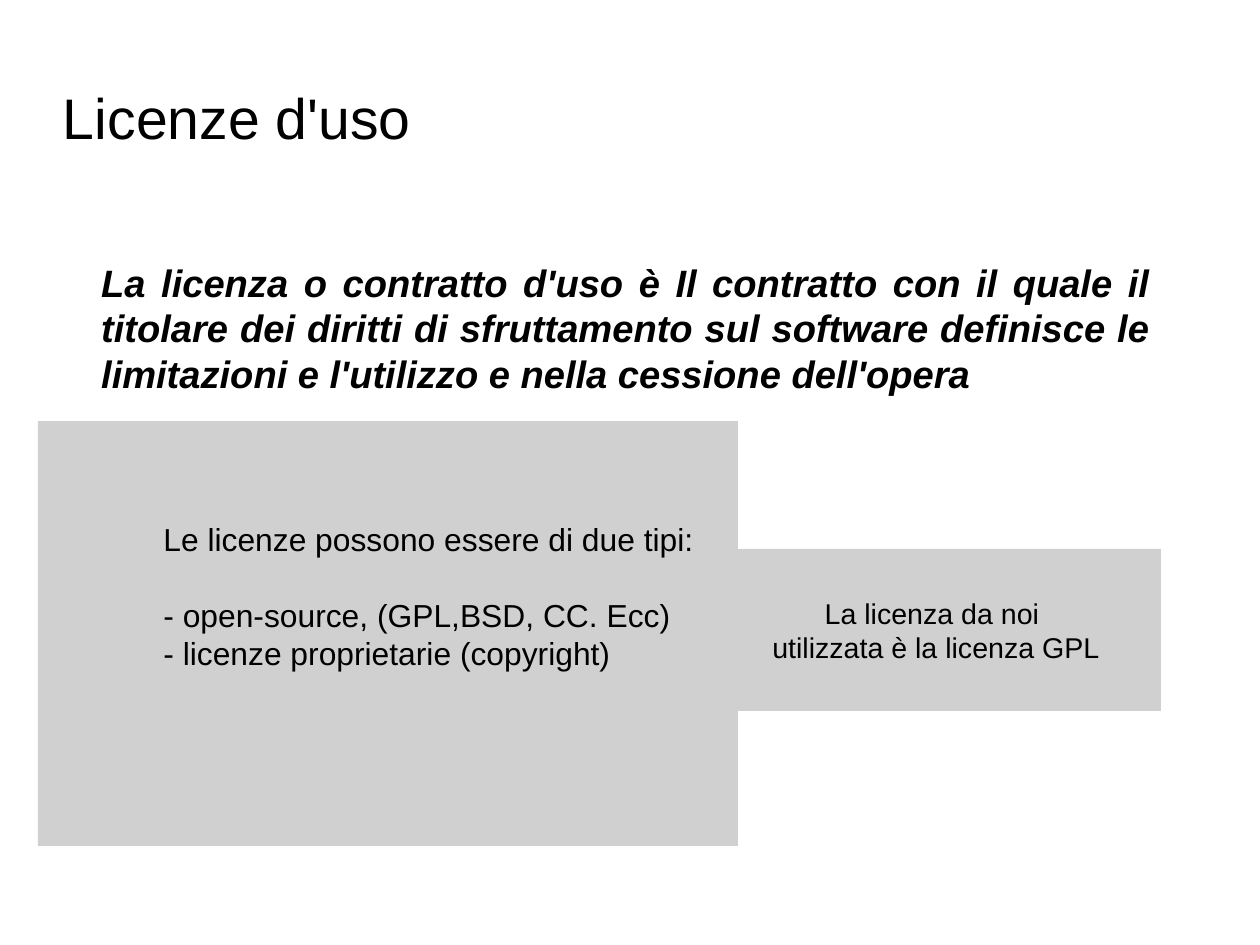
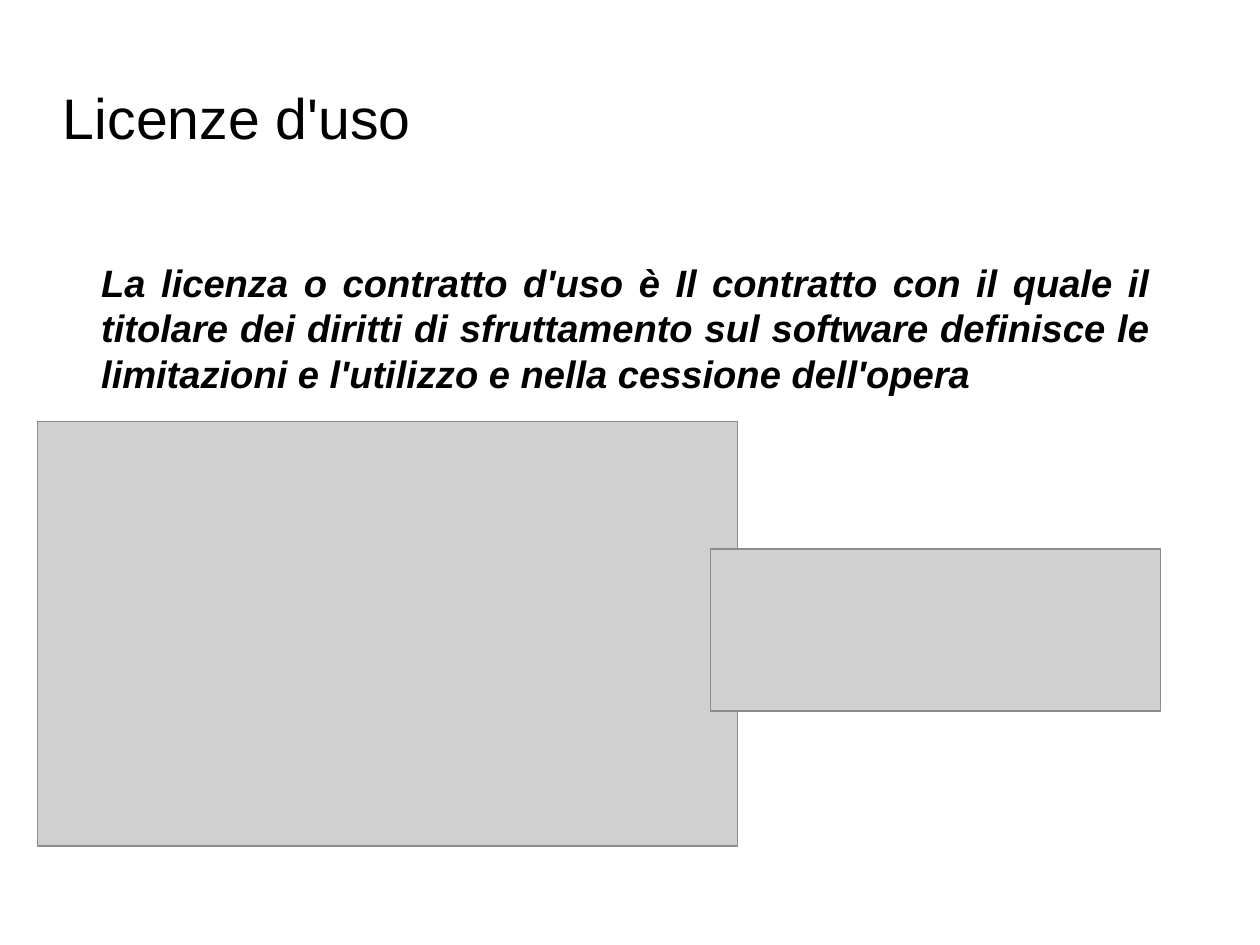
Before and after one commit to doceo/Eliot, a slide deck: slide 8 of Presentazione_Eliot 1.0.odp. Drawn at 1260x945 pixels with LibreOffice and Linux fonts; fonts in the diff are those of the drawing; grey boxes stand for pictures; background and template pictures are left out. Boxes give left, top, right and bottom in pixels: in the first picture for what was removed or moved away, otherwise in the second. Text is boxed around its words. In the diff, an @@ line names an element or a change of style, - is before the commit and + after.

```diff
--- a/Presentazione_Eliot 1.0.odp
+++ b/Presentazione_Eliot 1.0.odp
@@ text in picture at [163,528,693,671]: text removed @@
-Le licenze possono essere di due tipi:
-- open-source, (GPL,BSD, CC. Ecc)
-- licenze proprietarie (copyright)
@@ text in picture at [772,603,1099,659]: text removed @@
-La licenza da noi
-utilizzata è la licenza GPL
```
Also in this commit, not shown: 6 other slides changed, 1 slide added, 1 slide removed, 2 other files.
